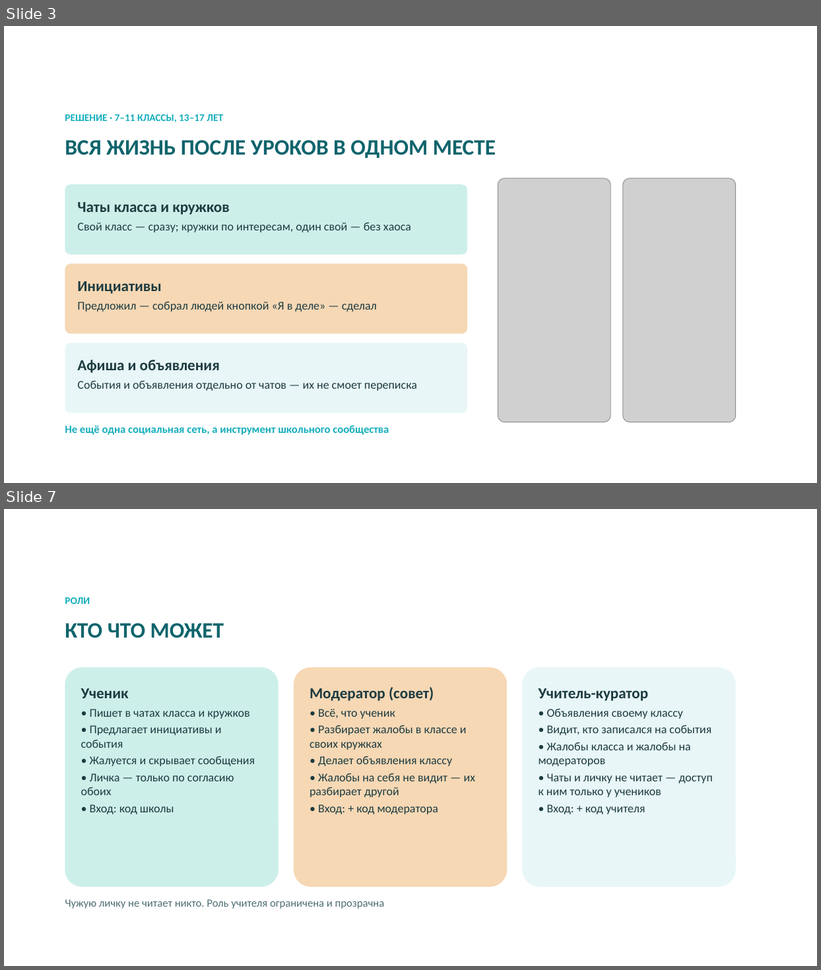
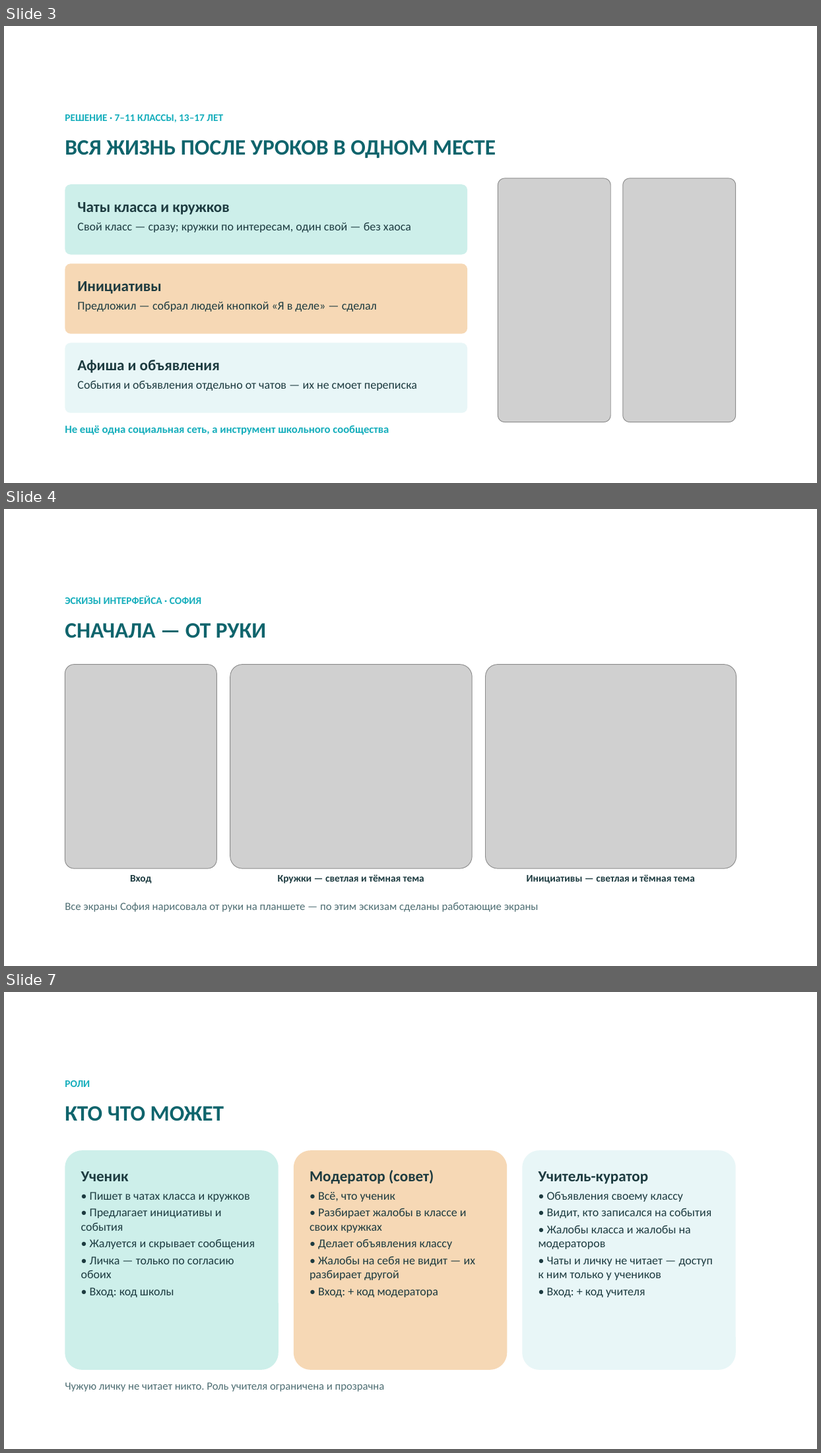
Before and after one commit to bnhogpad228/school-app, a slide deck: presentation/shkolny-dvor-SK-sreda.pptx. Shown one above the other, each under a label of ours: slides 3 and 7 before the commit, slides 3, 4 and 7 after it; the slides between them are not shown. The pictures are 821x970 and 821x1453 pixels, drawn with LibreOffice and Linux fonts; fonts in the diff are those of the drawing; grey boxes stand for pictures; background and template pictures are left out. Boxes give left, top, right and bottom in pixels: in the first picture for what was removed or moved away, otherwise in the second. Text is boxed around its words. In the diff, an @@ line names an element or a change of style, - is before the commit and + after.

```diff
--- a/presentation/shkolny-dvor-SK-sreda.pptx
+++ b/presentation/shkolny-dvor-SK-sreda.pptx
@@ slide 4 added at (4,509,817,966), background picture (left out) @@
@@ text added at (65,595,202,604), 12 pt, text #15AEBC, bold @@
+ЭСКИЗЫ ИНТЕРФЕЙСА · СОФИЯ
@@ text added at (65,623,266,638), 26 pt, text #0F646C, bold @@
+СНАЧАЛА — ОТ РУКИ
@@ picture added at (65,665,217,869) @@
@@ picture added at (230,665,473,869) @@
@@ picture added at (486,665,737,869) @@
@@ text added at (130,875,152,884), 12 pt, text #1D3B40, bold @@
+Вход
@@ text added at (278,875,424,884), 12 pt, text #1D3B40, bold @@
+Кружки — светлая и тёмная тема
@@ text added at (527,875,695,884), 12 pt, text #1D3B40, bold @@
+Инициативы — светлая и тёмная тема
@@ text added at (65,902,539,912), 13 pt, text #4E6E73 @@
+Все экраны София нарисовала от руки на планшете — по этим эскизам сделаны работающие экраны
```
Also in this commit, not shown: 1 slide changed, 1 slide removed, 4 other files.
